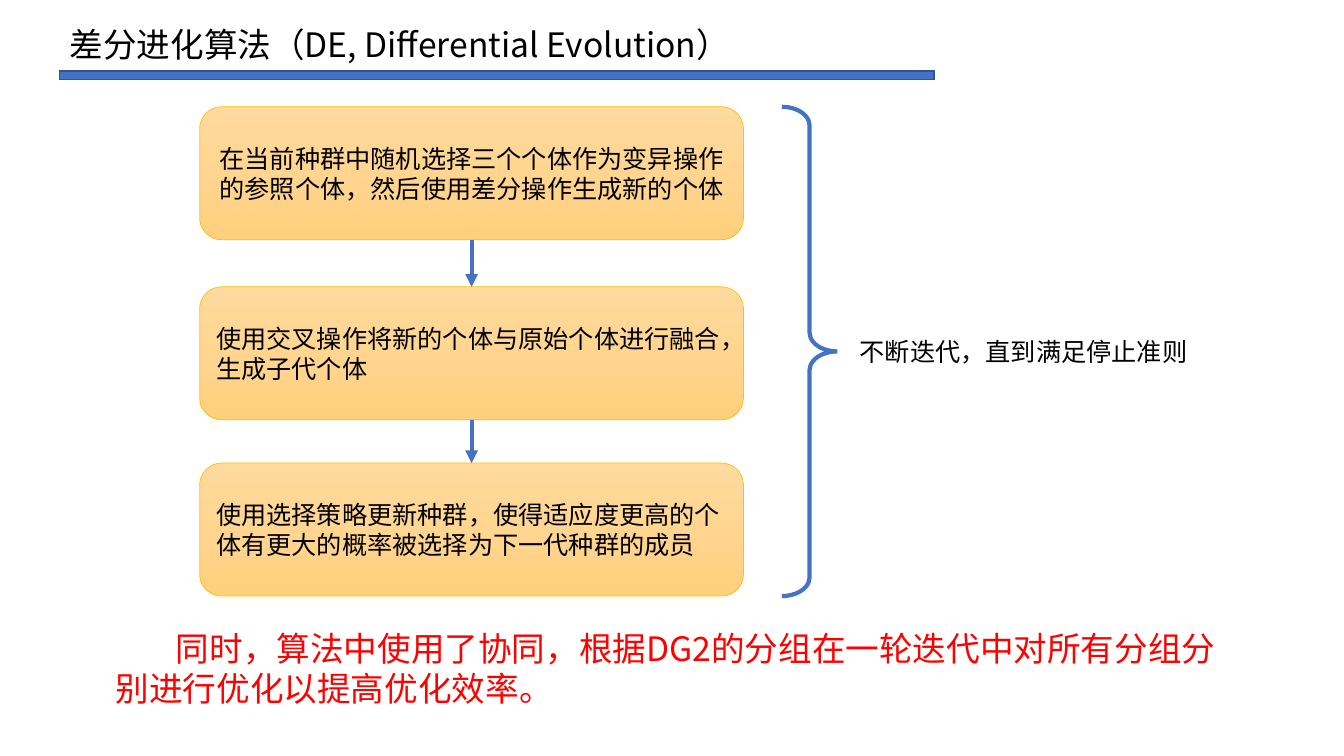
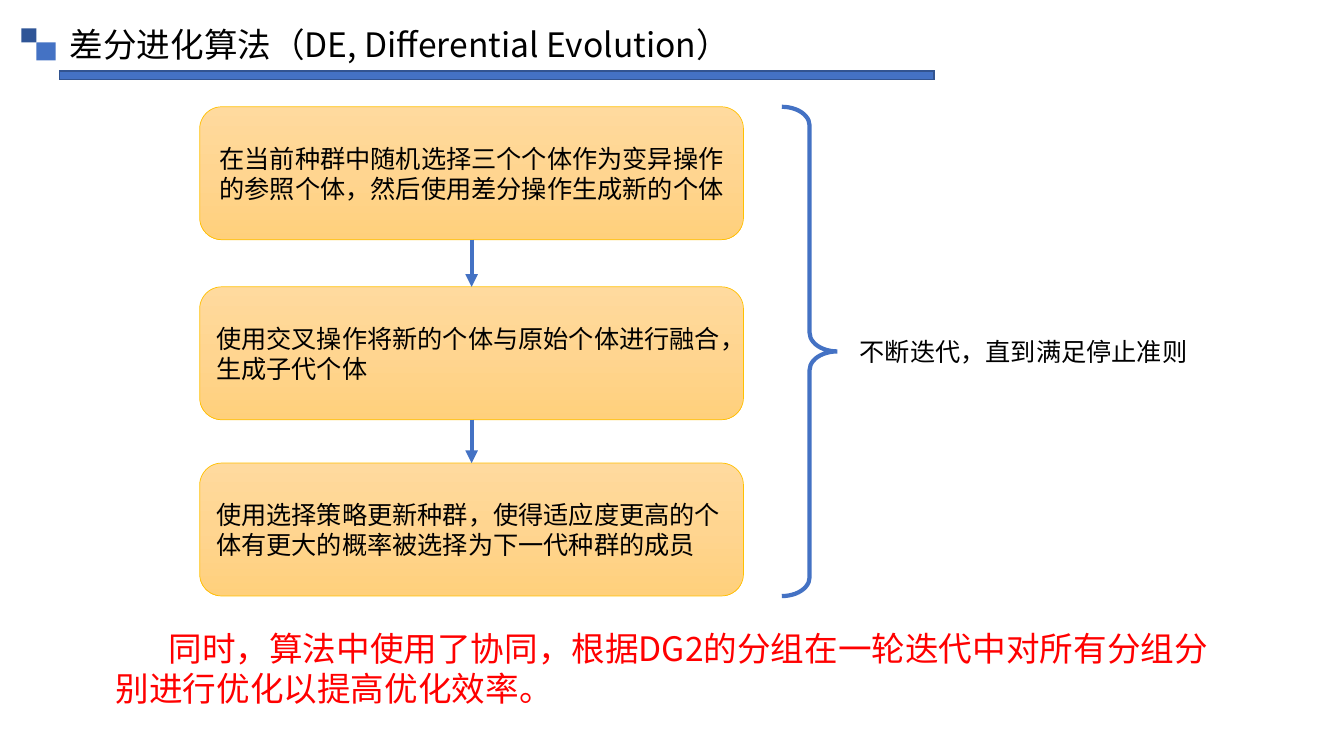
Before and after one commit to ezrealcong/AI_experiment, a slide deck: slide 6 of 演示PPT.pptx (slide 5 before the commit). Drawn at 1344x756 pixels with LibreOffice and Linux fonts; fonts in the diff are those of the drawing; background and template pictures are left out. Boxes give left, top, right and bottom in pixels: in the first picture for what was removed or moved away, otherwise in the second. Text is boxed around its words. In the diff, an @@ line names an element or a change of style, - is before the commit and + after.

```diff
--- a/演示PPT.pptx
+++ b/演示PPT.pptx
@@ rectangle added at box(21, 28, 36, 42), fill #2F5597 @@
@@ rectangle added at box(36, 42, 55, 60), fill #4472C4 @@
@@ text "同时，算法中使用了协同，根据DG2的分组在一轮迭代中对所有分组分别进行优化以提高优化效率。" rewrapped from box(116, 632, 1215, 704) to box(116, 632, 1207, 704) @@
```
Also in this commit, not shown: 4 other slides changed, 6 slides added, 2 slides removed.
